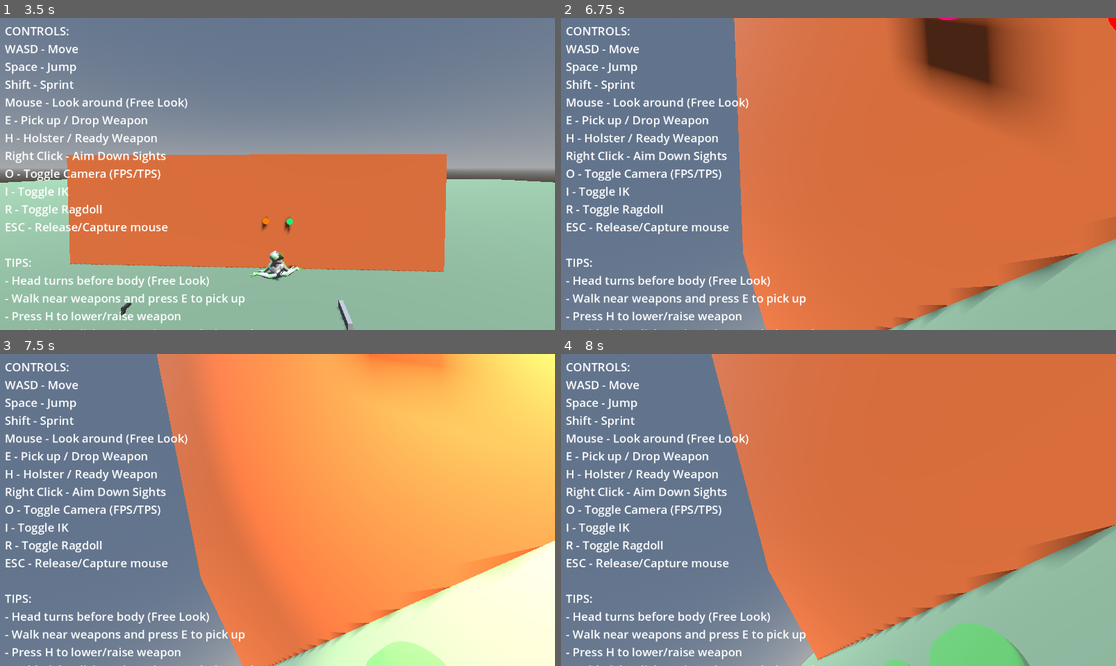
Above: before the commit, frames 1-4 (two rows, left to right).
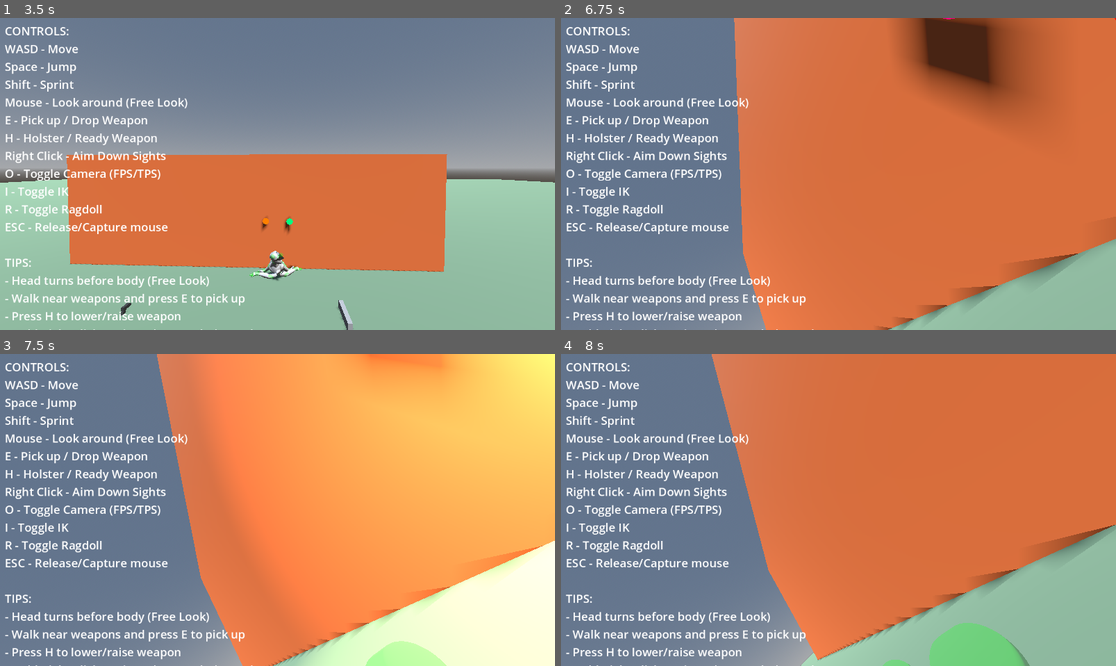
Above: after the commit, the same moments.

Repository: lmf-git/fpsikanimragdoll
Game: Godot game, scene res://world.tscn
Two runs of this game, one before a commit and one after it. Both use one fixed random seed, a clock stepped at 60 frames per second and the inputs below.
Inputs (mouse positions are in pixels of both pictures, inside the frame that each line leads up to):
- Up to frame 1 (3.5 s): tap Enter at 0.5 s; move the mouse to (305, 174) at 0.52 s; hold Shift (sprint) 0.53-1.28 s; hold W (move_forward) from 0.53 s (still down); click (305, 174) at 0.67 s; tap Space (jump) at 0.77, 1.52, 3.02 s; move the mouse to (249, 174) at 1.27 s; tap O (toggle_camera) at 1.35 s; move the mouse to (288, 167) at 2.02 s; hold I (toggle_ik) 2.03-2.78 s; move the mouse to (271, 180) at 2.77 s; tap R (toggle_ragdoll) at 2.85 s; click (271, 180) at 2.92 s
- Up to frame 2 (6.75 s): move the mouse to (877, 177) at 3.52 s; tap E at 3.6 s; tap Space (jump) at 3.77, 4.52, 6.02 s; move the mouse to (794, 170) at 4.27 s; tap Ctrl at 4.35 s; move the mouse to (844, 174) at 5.02 s; tap H at 5.1 s; click (844, 174) at 5.17 s; move the mouse to (816, 167) at 5.77 s; release W (move_forward) at 5.78 s; hold D (move_right) 5.78-6.53 s; tap Shift (sprint) at 5.85 s; move the mouse to (866, 174) at 6.52 s; hold W (move_forward) from 6.53 s (still down); hold O (toggle_camera) from 6.53 s (still down)
- Up to frame 3 (7.5 s): keep holding W (move_forward); tap Space (jump) at 6.77 s; move the mouse to (249, 510) at 7.27 s; release O (toggle_camera) at 7.28 s; tap I (toggle_ik) at 7.35 s; click (249, 510) at 7.42 s
- Up to frame 4 (8 s): keep holding W (move_forward); tap Space (jump) at 7.52 s

Frame 1 is identical in both runs. In frame 2, less than 0.1% of the frame differs, in the area x 49-100%, y 0-5%; in frame 3, less than 0.1%; in frame 4, nothing differs.

Commit message:
Fix weapon spinning when turning - add smooth rotation interpolation
Problem:
- Weapon rotation was set instantly every frame
- When character/hand turns, instant rotation fights parent transform
- Creates instability and spinning

Solution:
- Use Quaternion slerp for smooth rotation interpolation
- Interpolate 30% per frame between current and target rotation
- Prevents abrupt rotation changes that cause spinning

How it works:
1. Calculate target rotation in local space (same as before)
2. Get current weapon rotation as Quaternion
3. Get target weapon rotation as Quaternion
4. Slerp (spherical linear interpolation): current → target at 0.3
5. Convert smoothed Quaternion back to Basis
6. Apply smoothed rotation

Result: Weapon smoothly follows camera aim without spinning when turning

Diff:
--- a/character_controller.gd
+++ b/character_controller.gd
@@ -2163,12 +2163,18 @@
 		var parent_global_basis = parent.global_transform.basis
 		var weapon_local_basis = parent_global_basis.inverse() * weapon_global_basis
 
-		# Set local rotation only (position is handled by grip offset)
-		equipped_weapon.transform.basis = weapon_local_basis
+		# Smooth rotation interpolation to prevent spinning
+		var current_quat = Quaternion(equipped_weapon.transform.basis)
+		var target_quat = Quaternion(weapon_local_basis)
+		var smoothed_quat = current_quat.slerp(target_quat, 0.3)  # 30% interpolation per frame
+		var smoothed_basis = Basis(smoothed_quat)
+
+		# Set smoothed local rotation
+		equipped_weapon.transform.basis = smoothed_basis
 
 		# Set local position so grip aligns with hand bone origin
 		var grip_local_pos = equipped_weapon.main_grip.position
-		var grip_offset = weapon_local_basis * grip_local_pos
+		var grip_offset = smoothed_basis * grip_local_pos
 		equipped_weapon.transform.origin = -grip_offset
 
 func _process(_delta):
